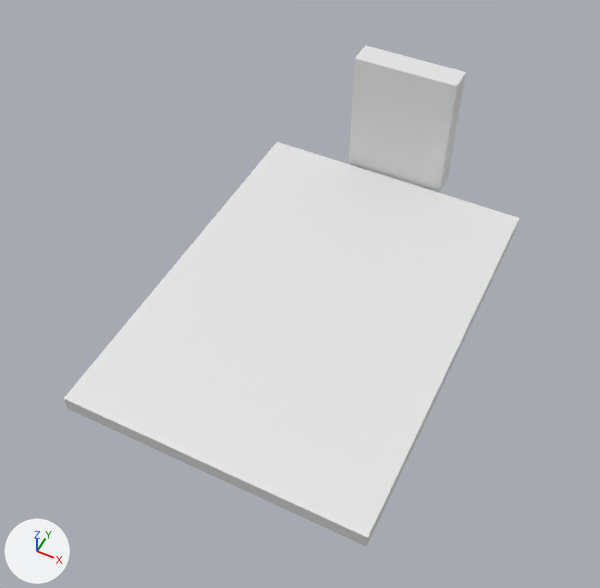
An edit to the FBX model Assets/FBXFiles/TürklappePrototyp.fbx, drawn before and after from the same camera.
The view is the same before and after, from a 50 mm camera at (5.01, -10.64, 13.76) aimed at (-0.06, -0.51, 1.1). Arrows for +X, +Y and +Z are at lower left; the lights stay in place. Where no turn or scale is listed for an object, it has been applied to the vertices.

Before the edit, the objects in view are built like this:
```python
me_cube_007 = bpy.data.meshes.new('Cube.007')
me_cube_007.from_pydata(...)  # a box spanning x -3.2..3.2, y -4.34..4.54, z -0.18..0.18
me_cylinder_007 = bpy.data.meshes.new('Cylinder.007')
me_cylinder_007.from_pydata(...)  # 76 vertices, 44 faces; spans x -1.2..1.2, y -0.2..0.4, z -0.2..3.0
ob_blockoutboden = bpy.data.objects.new('BlockoutBoden', me_cube_007)
ob_blockoutboden.location = (0.0, -0.1, 0.26)
ob_cylinder_009 = bpy.data.objects.new('Cylinder.009', me_cylinder_007)
ob_cylinder_009.location = (0.0, 4.7, 0.4)
```
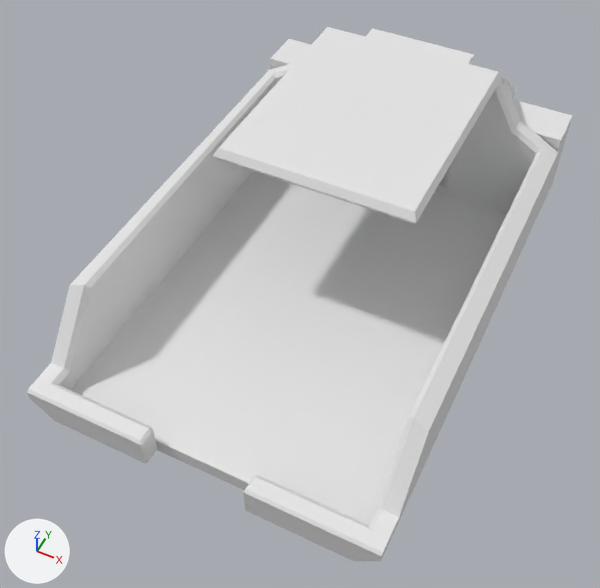
Pixel boxes [x1, y1, x2, y2] of what changed, in the pictures (600 x 588 px):
'KabinenKäfig', added: after [27, 27, 558, 561]
'Cylinder.009', deleted: before [349, 45, 466, 192]
'BlockoutAußenBehälter', added: after [270, 30, 572, 208]
'Tür', added: after [366, 28, 474, 65]

What the commit changed:
Material 'Diamond Rubber.001' (mat_diamond_rubber_001) is new.
Its base color is (0.8, 0.8, 0.8) (white #e7e7e7).
Mesh me_cube_012 is new.
It is a box spanning x -1.21..1.21, y -0.2..0.2, z -1.72..1.72.
Mesh me_cube_009 is new.
It has 42 vertices, 23 faces and spans x -3.57..3.57, y -0.81..0.59, z -1.0..2.25.
Mesh me_cube_004 is new.
It has 122 vertices, 82 faces and spans x -3.59..3.59, y -4.86..5.06, z -1.15..2.47.
It uses material mat_diamond_rubber_001 (white #e7e7e7).
Object 'Cylinder.009' (ob_cylinder_009) is deleted.
Object 'Tür' (ob_tür) is new; it shows me_cube_012.
Its location is (0.0, 5.3, 1.9).
Object 'BlockoutAußenBehälter' (ob_blockoutaußenbehälter) is new; it shows me_cube_009.
Its location is (0.0, 5.5, 1.5).
Object 'KabinenKäfig' (ob_kabinenkäfig) is new; it shows me_cube_004.
Its location is (0.0, 0.0, 1.4).
